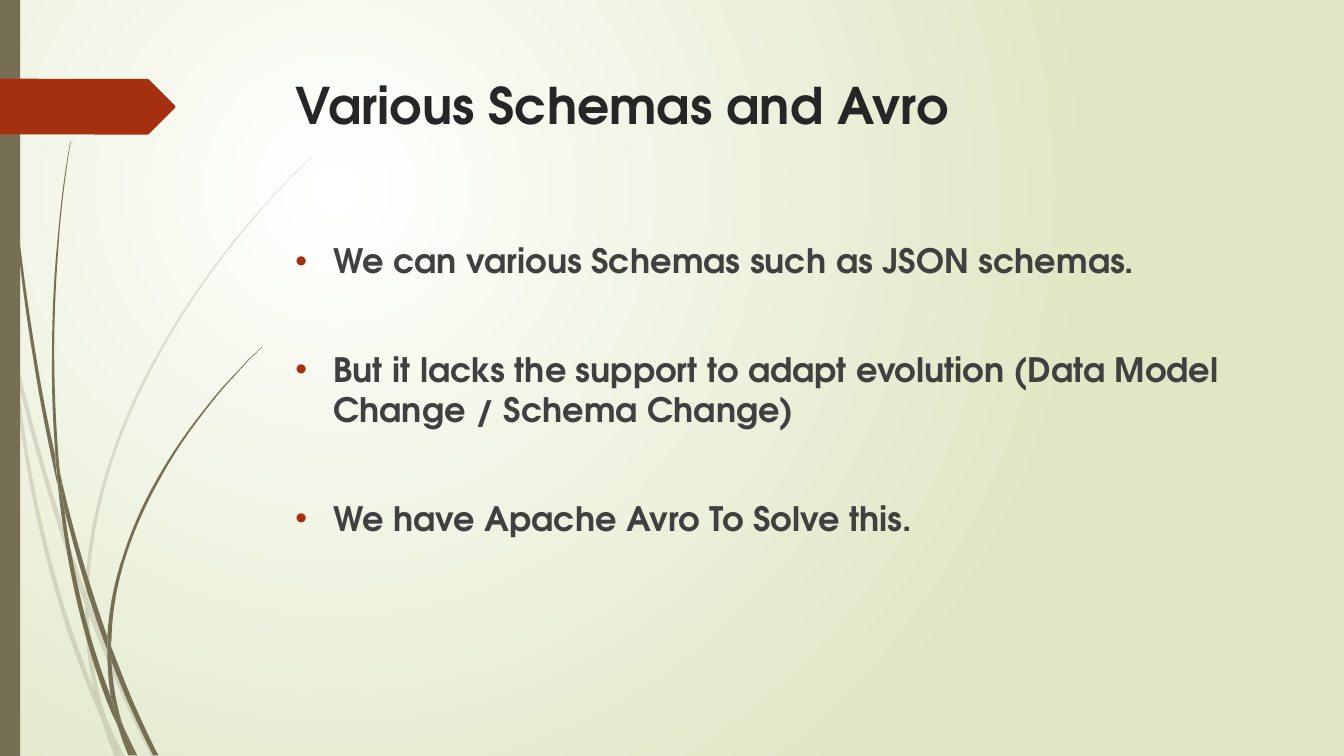
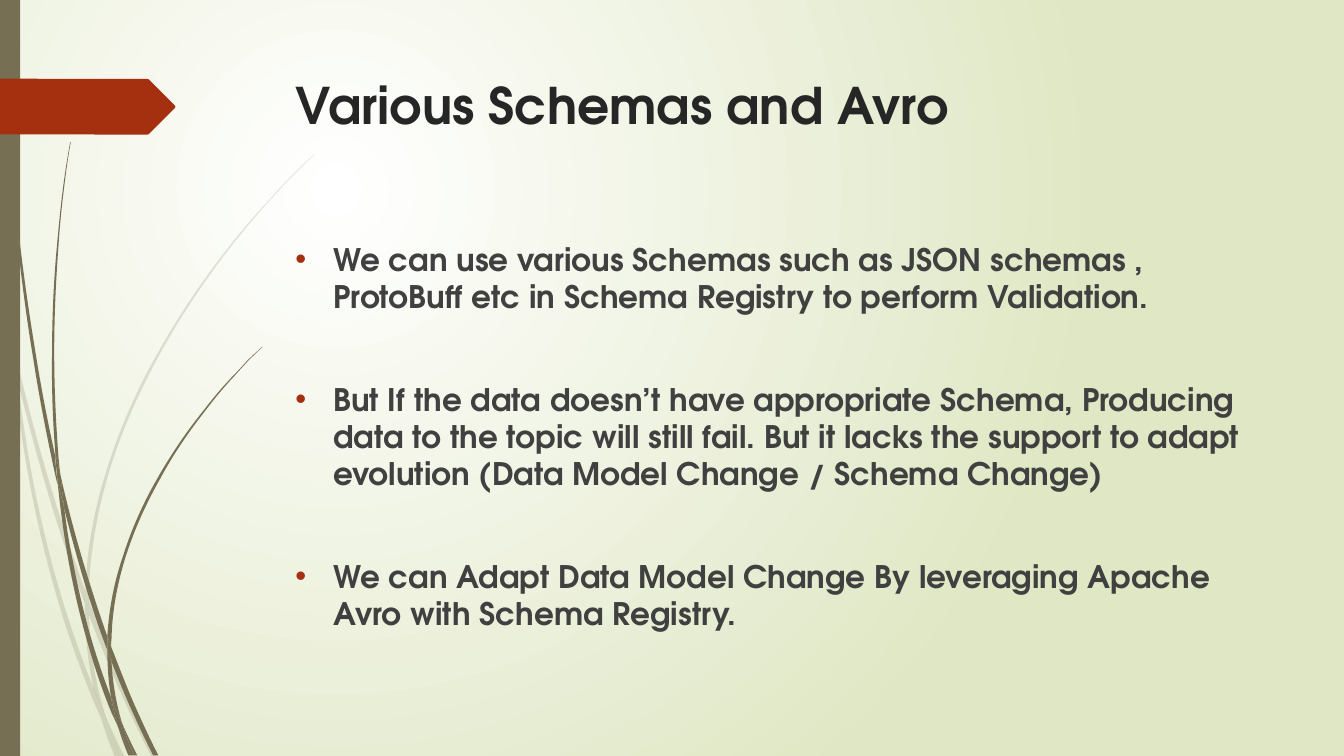
Before and after one commit to sribaabu/kmc, a slide deck: slide 4 of Confluent Schema Registry.pptx. Drawn at 1344x756 pixels with LibreOffice and Linux fonts; fonts in the diff are those of the drawing. Boxes give left, top, right and bottom in pixels: in the first picture for what was removed or moved away, otherwise in the second. Text is boxed around its words. In the diff, an @@ line names an element or a change of style, - is before the commit and + after.

```diff
--- a/Confluent Schema Registry.pptx
+++ b/Confluent Schema Registry.pptx
@@ text at (333,247,1239,632): text changed; size 24 to 22.2 pt @@
-• We can various Schemas such as JSON schemas.
-• But it lacks the support to adapt evolution (Data Model Change / Schema Change)
-• We have Apache Avro To Solve this.
+• We can use various Schemas such as JSON schemas , ProtoBuff etc in Schema Registry to perform Validation.
+• But If the data doesn’t have appropriate Schema, Producing data to the topic will still fail. But it lacks the support to adapt evolution (Data Model Change / Schema Change)
+• We can Adapt Data Model Change By leveraging Apache Avro with Schema Registry.
```
Also in this commit, not shown: 4 other slides changed, 1 slide added, 1 other file.
